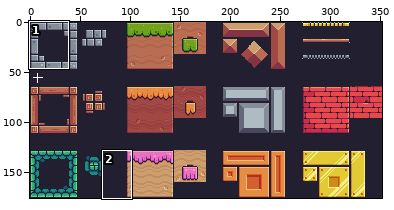
Two versions of one sprite sheet, tiled_map/terrain.png. The first picture is a wide view before the edit; the outline marks the close-up.
Close-up. Earlier state:
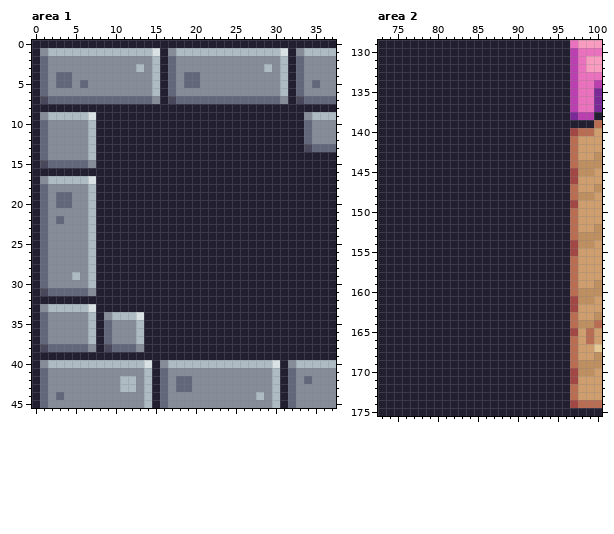
The file is 352x176 pixels. Colours within 5 levels of each other are drawn and written as one. Shown: area 1: x 0..37, y 0..45; area 2: x 73..100, y 129..175.
After the commit:
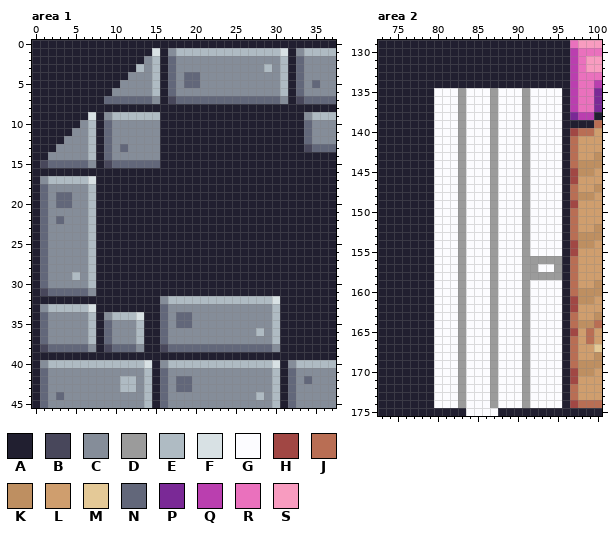
Palette (. is transparent): A #211f30  B #48475b  C #858d99  D #9b9b9b  E #afbbc3  F #d8e1e4  G #fcfcff  H #a14744  J #b96e54  K #be8f61  L #cf9e6e  M #e4c997  N #62677a  P #7a2996  Q #ba3faf  R #ea71bd  S #f89cc0
Change:
--- area 1
@@ x 0..17 @@
  0 AAAAAAAAAAAAAAAAAA
- 1 ACEEEEEEEEEEEEEFAC
- 2 ANCCCCCCCCCCCCCEAN
- 3 ANCCCCCCCCCCCECEAN
- 4 ANCNNCCCCCCCCCCEAN
- 5 ANCNNCNCCCCCCCCEAN
- 6 ANCCCCCCCCCCCCCEAN
- 7 ABNNNNNNNNNNNNNCAB
+ 1 AAAAAAAAAAAAAAAFAC
+ 2 AAAAAAAAAAAAAACEAN
+ 3 AAAAAAAAAAAAAECEAN
+ 4 AAAAAAAAAAAACCCEAN
+ 5 AAAAAAAAAAACCCCEAN
+ 6 AAAAAAAAAACCCCCEAN
+ 7 AAAAAAAAANNNNNNCAB
  8 AAAAAAAAAAAAAAAAAA
- 9 ACEEEEEFAAAAAAAAAA
-10 ANCCCCCEAAAAAAAAAA
-11 ANCCCCCEAAAAAAAAAA
-12 ANCCCCCEAAAAAAAAAA
-13 ANCCCCCEAAAAAAAAAA
-14 ANCCCCCEAAAAAAAAAA
-15 ABNNNNNCAAAAAAAAAA
+ 9 AAAAAAAFACEEEEEEAA
+10 AAAAAACEANCCCCCCAA
+11 AAAAACCEANCCCCCCAA
+12 AAAACCCEANCCCCCCAA
+13 AAACCCCEANCNCCCCAA
+14 AACCCCCEANCCCCCCAA
+15 ABNNNNNCABNNNNNNAA
 16 AAAAAAAAAAAAAAAAAA
@@ x 14..32 @@
 31 AAAAAAAAAAAAAAAAAAA
-32 AAAAAAAAAAAAAAAAAAA
-33 AAAAAAAAAAAAAAAAAAA
-34 AAAAAAAAAAAAAAAAAAA
-35 AAAAAAAAAAAAAAAAAAA
-36 AAAAAAAAAAAAAAAAAAA
-37 AAAAAAAAAAAAAAAAAAA
-38 AAAAAAAAAAAAAAAAAAA
+32 AACEEEEEEEEEEEEEFAA
+33 AANCCCCCCCCCCCCCEAA
+34 AANCNNCCCCCCCCCCEAA
+35 AANCNNCCCCCCCCCCEAA
+36 AANCCCCCCCCCCCECEAA
+37 AANCCCCCCCCCCCCCEAA
+38 AABNNNNNNNNNNNNNCAA
 39 AAAAAAAAAAAAAAAAAAA
--- area 2
@@ x 73..100 @@
 134 AAAAAAAAAAAAAAAAAAAAAAAAQRRQ
-135 AAAAAAAAAAAAAAAAAAAAAAAAQRRP
-136 AAAAAAAAAAAAAAAAAAAAAAAAQRRP
-137 AAAAAAAAAAAAAAAAAAAAAAAAQRRP
-138 AAAAAAAAAAAAAAAAAAAAAAAAPQQA
-139 AAAAAAAAAAAAAAAAAAAAAAAAAAAJ
-140 AAAAAAAAAAAAAAAAAAAAAAAAHJJL
-141 AAAAAAAAAAAAAAAAAAAAAAAAJLLL
-142 AAAAAAAAAAAAAAAAAAAAAAAAJLLL
-143 AAAAAAAAAAAAAAAAAAAAAAAAJLLK
-144 AAAAAAAAAAAAAAAAAAAAAAAAJKKK
-145 AAAAAAAAAAAAAAAAAAAAAAAAHKKL
-146 AAAAAAAAAAAAAAAAAAAAAAAAHLLL
-147 AAAAAAAAAAAAAAAAAAAAAAAAJLLK
-148 AAAAAAAAAAAAAAAAAAAAAAAAJKKL
-149 AAAAAAAAAAAAAAAAAAAAAAAAHLLL
-150 AAAAAAAAAAAAAAAAAAAAAAAAJLLL
-151 AAAAAAAAAAAAAAAAAAAAAAAAJLLL
-152 AAAAAAAAAAAAAAAAAAAAAAAAJLLK
-153 AAAAAAAAAAAAAAAAAAAAAAAAJKKK
-154 AAAAAAAAAAAAAAAAAAAAAAAAHKKL
-155 AAAAAAAAAAAAAAAAAAAAAAAAHLLL
-156 AAAAAAAAAAAAAAAAAAAAAAAAJLLL
-157 AAAAAAAAAAAAAAAAAAAAAAAAJLLL
-158 AAAAAAAAAAAAAAAAAAAAAAAAJLLL
-159 AAAAAAAAAAAAAAAAAAAAAAAAJLLK
-160 AAAAAAAAAAAAAAAAAAAAAAAAJKKK
-161 AAAAAAAAAAAAAAAAAAAAAAAAHKKL
-162 AAAAAAAAAAAAAAAAAAAAAAAAHLLL
-163 AAAAAAAAAAAAAAAAAAAAAAAAJLLK
-164 AAAAAAAAAAAAAAAAAAAAAAAAJKKJ
-165 AAAAAAAAAAAAAAAAAAAAAAAAHLJL
-166 AAAAAAAAAAAAAAAAAAAAAAAAJLJL
-167 AAAAAAAAAAAAAAAAAAAAAAAAJLLM
-168 AAAAAAAAAAAAAAAAAAAAAAAAJLLK
-169 AAAAAAAAAAAAAAAAAAAAAAAAJKKK
-170 AAAAAAAAAAAAAAAAAAAAAAAAHKKL
-171 AAAAAAAAAAAAAAAAAAAAAAAAHLLL
-172 AAAAAAAAAAAAAAAAAAAAAAAAJLLL
-173 AAAAAAAAAAAAAAAAAAAAAAAAJLLL
-174 AAAAAAAAAAAAAAAAAAAAAAAAHJJJ
-175 AAAAAAAAAAAAAAAAAAAAAAAAAAAA
+135 AAAAAAAGGGDGGGDGGGDGGGGAQRRP
+136 AAAAAAAGGGDGGGDGGGDGGGGAQRRP
+137 AAAAAAAGGGDGGGDGGGDGGGGAQRRP
+138 AAAAAAAGGGDGGGDGGGDGGGGAPQQA
+139 AAAAAAAGGGDGGGDGGGDGGGGAAAAJ
+140 AAAAAAAGGGDGGGDGGGDGGGGAHJJL
+141 AAAAAAAGGGDGGGDGGGDGGGGAJLLL
+142 AAAAAAAGGGDGGGDGGGDGGGGAJLLL
+143 AAAAAAAGGGDGGGDGGGDGGGGAJLLK
+144 AAAAAAAGGGDGGGDGGGDGGGGAJKKK
+145 AAAAAAAGGGDGGGDGGGDGGGGAHKKL
+146 AAAAAAAGGGDGGGDGGGDGGGGAHLLL
+147 AAAAAAAGGGDGGGDGGGDGGGGAJLLK
+148 AAAAAAAGGGDGGGDGGGDGGGGAJKKL
+149 AAAAAAAGGGDGGGDGGGDGGGGAHLLL
+150 AAAAAAAGGGDGGGDGGGDGGGGAJLLL
+151 AAAAAAAGGGDGGGDGGGDGGGGAJLLL
+152 AAAAAAAGGGDGGGDGGGDGGGGAJLLK
+153 AAAAAAAGGGDGGGDGGGDGGGGAJKKK
+154 AAAAAAAGGGDGGGDGGGDGGGGAHKKL
+155 AAAAAAAGGGDGGGDGGGDGGGGAHLLL
+156 AAAAAAAGGGDGGGDGGGDDDDDAJLLL
+157 AAAAAAAGGGDGGGDGGGDDGGDAJLLL
+158 AAAAAAAGGGDGGGDGGGDDDDDAJLLL
+159 AAAAAAAGGGDGGGDGGGDGGGGAJLLK
+160 AAAAAAAGGGDGGGDGGGDGGGGAJKKK
+161 AAAAAAAGGGDGGGDGGGDGGGGAHKKL
+162 AAAAAAAGGGDGGGDGGGDGGGGAHLLL
+163 AAAAAAAGGGDGGGDGGGDGGGGAJLLK
+164 AAAAAAAGGGDGGGDGGGDGGGGAJKKJ
+165 AAAAAAAGGGDGGGDGGGDGGGGAHLJL
+166 AAAAAAAGGGDGGGDGGGDGGGGAJLJL
+167 AAAAAAAGGGDGGGDGGGDGGGGAJLLM
+168 AAAAAAAGGGDGGGDGGGDGGGGAJLLK
+169 AAAAAAAGGGDGGGDGGGDGGGGAJKKK
+170 AAAAAAAGGGDGGGDGGGDGGGGAHKKL
+171 AAAAAAAGGGDGGGDGGGDGGGGAHLLL
+172 AAAAAAAGGGDGGGDGGGDGGGGAJLLL
+173 AAAAAAAGGGDGGGDGGGDGGGGAJLLL
+174 AAAAAAAGGGDGGGDGGGDGGGGAHJJJ
+175 AAAAAAAAAAAGGGGAAAAAAAAAAAAA
